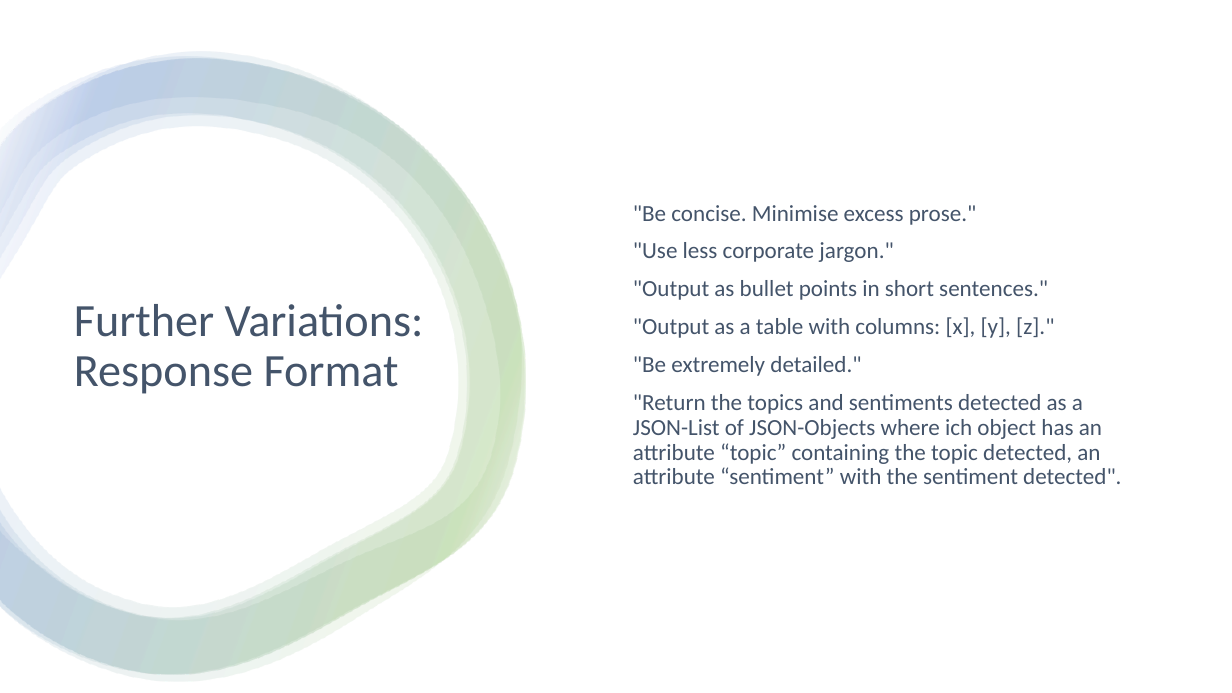
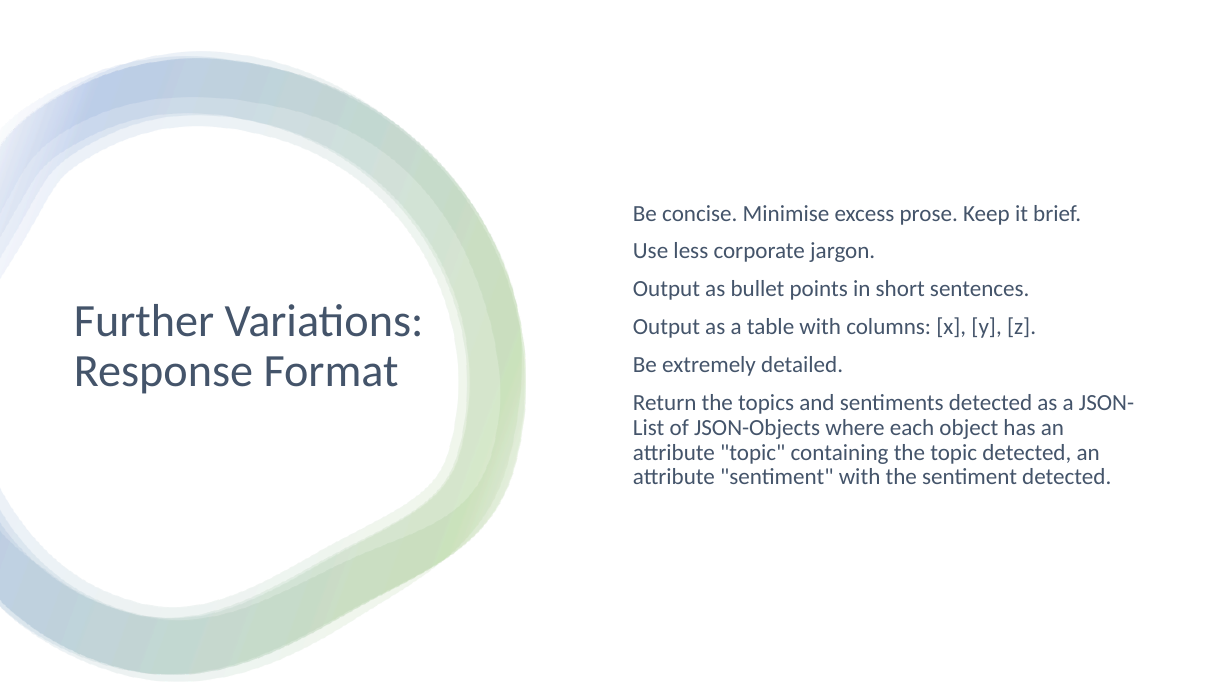
Before and after one commit to zhaw-iwi/singlestateconversation, a slide deck: slide 23 of docs/sources/LMs.pptx. Drawn at 1232x693 pixels with LibreOffice and Linux fonts; fonts in the diff are those of the drawing. Boxes give left, top, right and bottom in pixels: in the first picture for what was removed or moved away, otherwise in the second. Text is boxed around its words. In the diff, an @@ line names an element or a change of style, - is before the commit and + after.

Commit message:
Update of Slides

```diff
--- a/docs/sources/LMs.pptx
+++ b/docs/sources/LMs.pptx
@@ text at (633, 205, 1134, 484): text changed @@
-"Be concise. Minimise excess prose."
-"Use less corporate jargon."
-"Output as bullet points in short sentences."
-"Output as a table with columns: [x], [y], [z]."
-"Be extremely detailed."
-"Return the topics and sentiments detected as a JSON-List of JSON-Objects where ich object has an attribute “topic” containing the topic detected, an attribute “sentiment” with the sentiment detected".
+Be concise. Minimise excess prose. Keep it brief.
+Use less corporate jargon.
+Output as bullet points in short sentences.
+Output as a table with columns: [x], [y], [z].
+Be extremely detailed.
+Return the topics and sentiments detected as a JSON-List of JSON-Objects where each object has an attribute "topic" containing the topic detected, an attribute "sentiment" with the sentiment detected.
```
Also in this commit, not shown: 6 other slides changed, 1 slide added, 1 slide removed, 1 other file.
